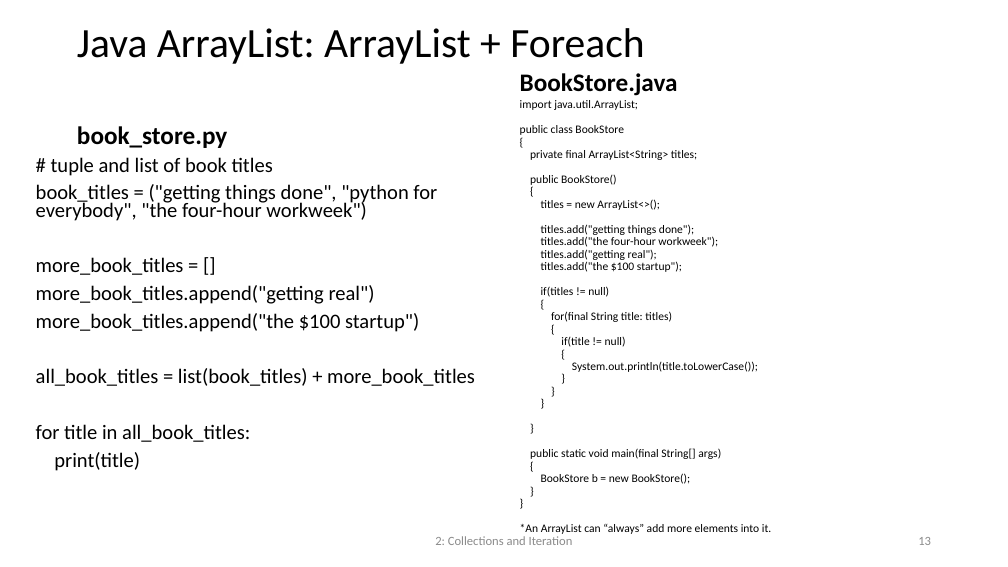
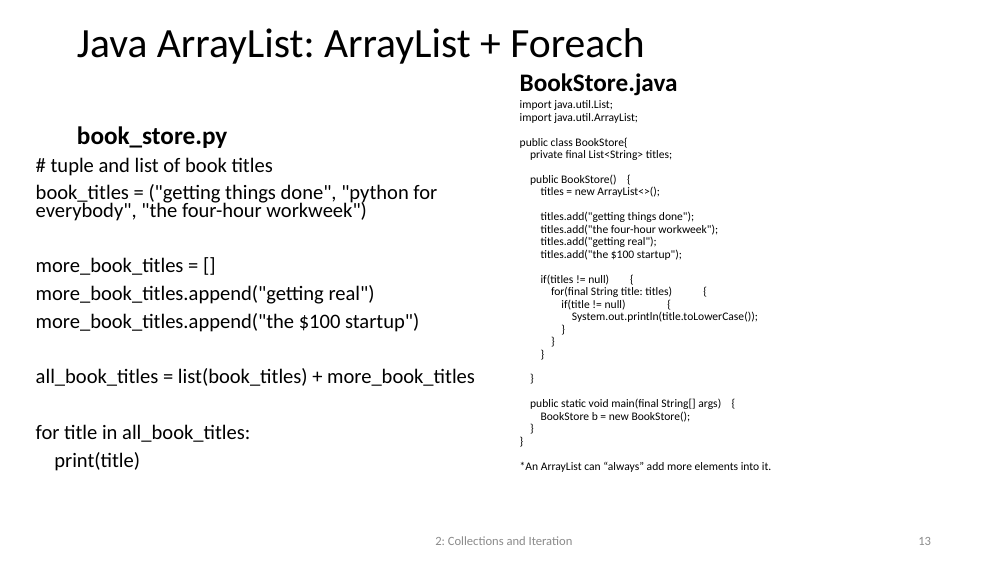
Before and after one commit to chriswu8/COMP2501, a slide deck: slide 13 of Lecture/2501Lesson02.pptx. Drawn at 1008x567 pixels with LibreOffice and Linux fonts; fonts in the diff are those of the drawing. Boxes give left, top, right and bottom in pixels: in the first picture for what was removed or moved away, otherwise in the second. Text is boxed around its words. In the diff, an @@ line names an element or a change of style, - is before the commit and + after.

```diff
--- a/Lecture/2501Lesson02.pptx
+++ b/Lecture/2501Lesson02.pptx
@@ text at <box>520,100,613,110</box>: paragraph added @@
+import java.util.List;
@@ text at <box>520,137,672,185</box>: text changed @@
-public class BookStore
-{
-private final ArrayList<String> titles;
-public BookStore()
-{
+public class BookStore{
+private final List<String> titles;
+public BookStore() {
@@ text at <box>541,274,672,310</box>: text changed @@
-if(titles != null)
-{
-for(final String title: titles)
-{
-if(title != null)
-{
+if(titles != null) {
+for(final String title: titles) {
+if(title != null) {
@@ text at <box>530,398,721,409</box>: text changed @@
-public static void main(final String[] args)
-{
+public static void main(final String[] args) {
```
Also in this commit, not shown: 5 other slides changed, 1 slide added, 23 other files.
